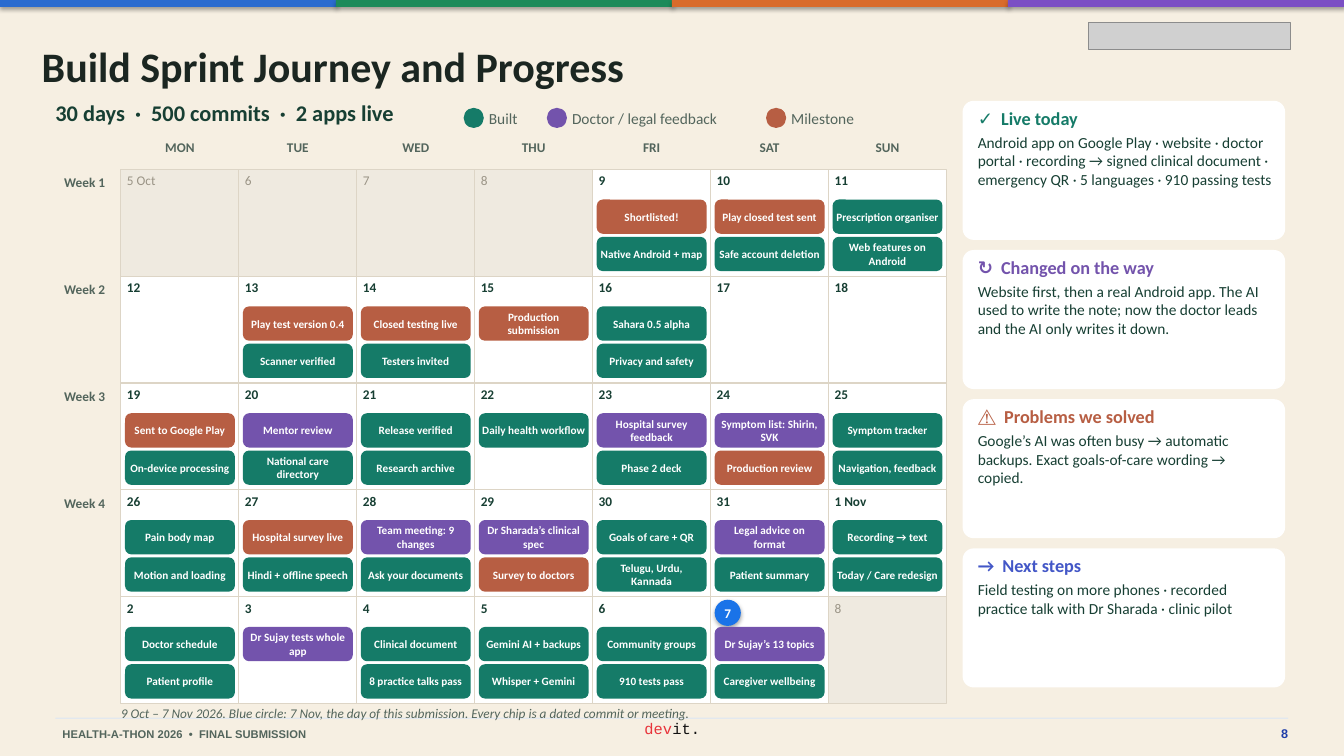
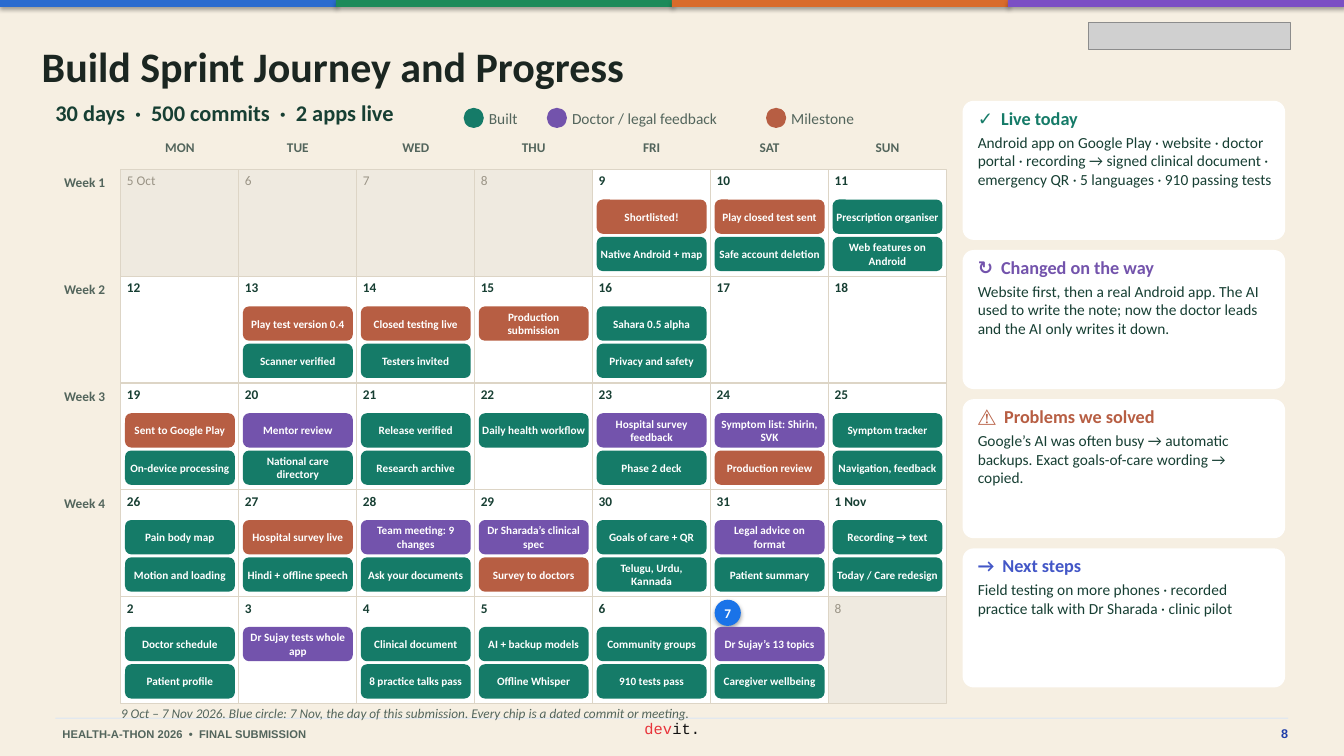
Before and after one commit to basithladdu/healthathon, a slide deck: slide 8 of output/final-submission/Sahara-Final-Presentation.pptx. Drawn at 1344x756 pixels with LibreOffice and Linux fonts; fonts in the diff are those of the drawing; grey boxes stand for pictures. Boxes give left, top, right and bottom in pixels: in the first picture for what was removed or moved away, otherwise in the second. Text is boxed around its words. In the diff, an @@ line names an element or a change of style, - is before the commit and + after.

```diff
--- a/output/final-submission/Sahara-Final-Presentation.pptx
+++ b/output/final-submission/Sahara-Final-Presentation.pptx
@@ text at [488,640,579,650]: text changed @@
-Gemini AI + backups
+AI + backup models
@@ text at [497,677,570,687]: text changed @@
-Whisper + Gemini
+Offline Whisper
```
Also in this commit, not shown: 4 other slides changed, 7 other files.
